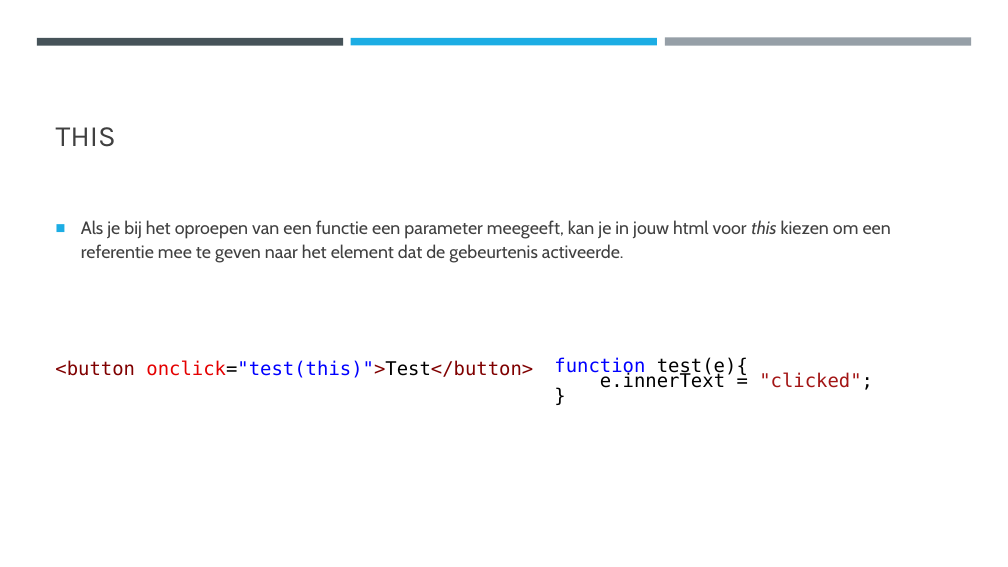
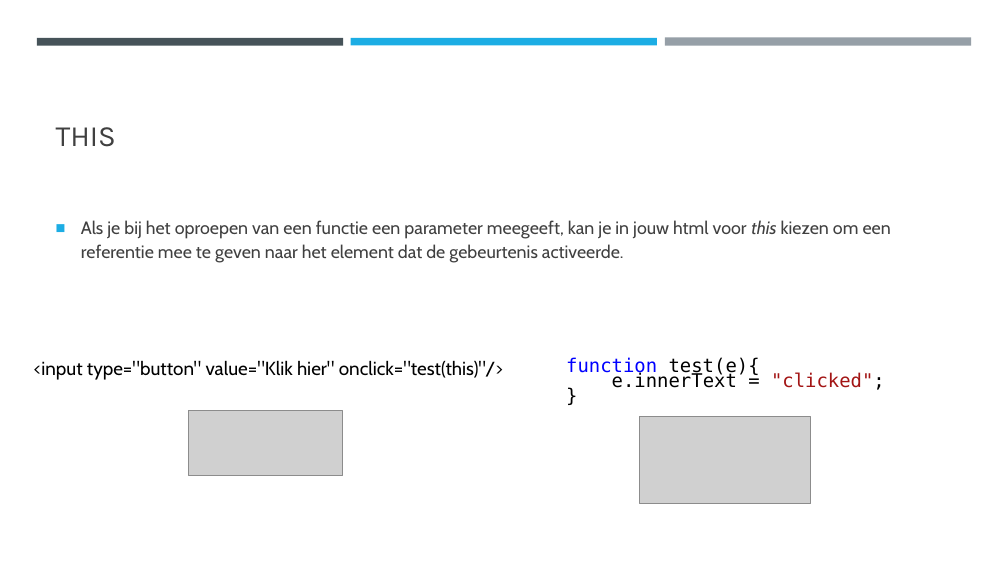
Before and after one commit to DhrLeroy/Webdesign, a slide deck: slide 50 of Webdesign.pptx. Drawn at 1008x567 pixels with LibreOffice and Linux fonts; fonts in the diff are those of the drawing; grey boxes stand for pictures. Boxes give left, top, right and bottom in pixels: in the first picture for what was removed or moved away, otherwise in the second. Text is boxed around its words. In the diff, an @@ line names an element or a change of style, - is before the commit and + after.

```diff
--- a/Webdesign.pptx
+++ b/Webdesign.pptx
@@ text "function test(e){": place and size @@
-text "function test(e){" at [554, 357, 873, 390]
+text "function test(e){" at [566, 357, 885, 390]
@@ text at [34, 360, 503, 380]: text changed; font DejaVu Sans Mono to Cabin; text colour #800000 to #000000 @@
-<button onclick="test(this)">Test</button>
+<input type="button" value="Klik hier" onclick="test(this)"/>
@@ picture added at [189, 411, 343, 476] @@
@@ picture added at [640, 417, 811, 504] @@
```
Also in this commit, not shown: 10 other slides changed, 17 other files.
